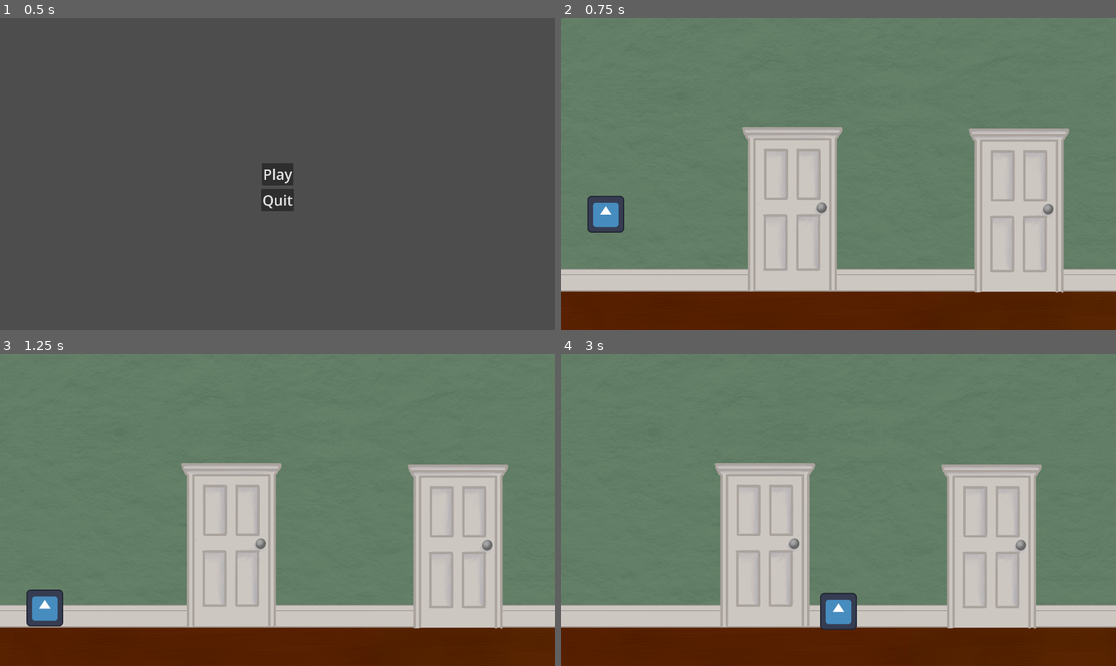
Above: before the commit, frames 1-4 (two rows, left to right).
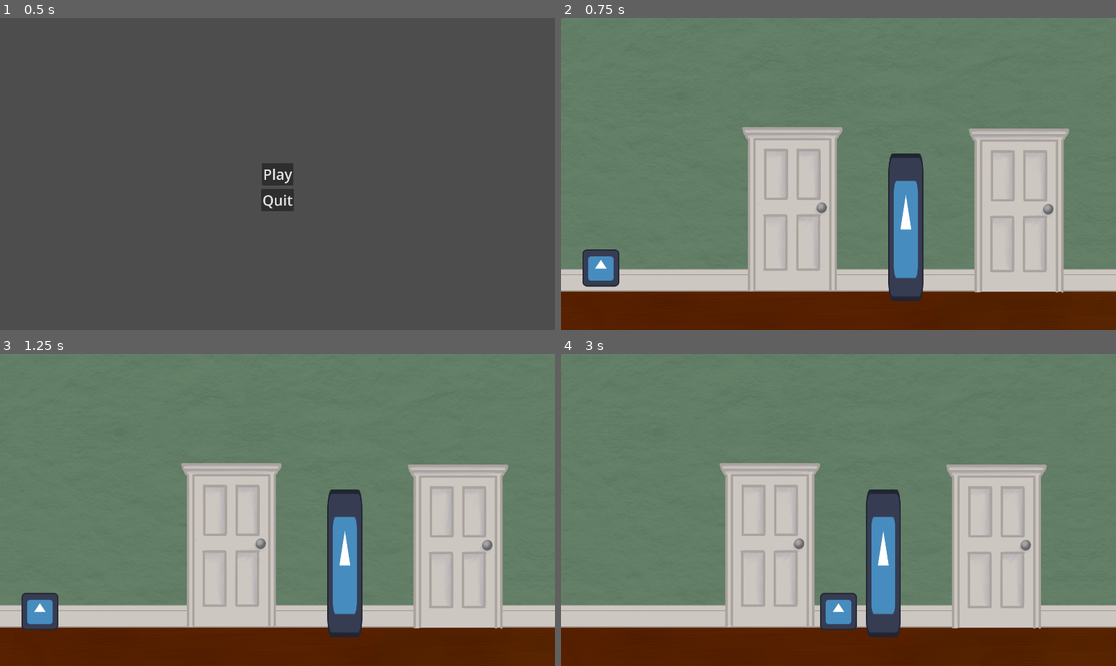
Above: after the commit, the same moments.

Repository: KeyraWebb/room-loop
Game: Godot game, scene res://Menus/main_menu.tscn
Same seed, same stepped clock (60 frames per second), same inputs: the game is played once before the commit and once after it. The engine's default icon, where the game draws it, is replaced by a stand-in: a white triangle on a blue panel in a dark square.
Inputs (mouse positions are in pixels of both pictures, inside the frame that each line leads up to):
- Up to frame 1 (0.5 s): no input
- Up to frame 2 (0.75 s): click "Play" at 0.5 s
- Up to frame 3 (1.25 s): no input
- Up to frame 4 (3 s): move the mouse to (794, 544) at 1.27 s; press the mouse at (794, 544) at 1.28 s; hold D (Right) 1.28-2.78 s; move the mouse to (1021, 547) at 2.02 s; release the mouse at (1021, 547) at 2.03 s; click (1021, 547) at 2.1 s; move the mouse to (894, 441) at 2.77 s; press the mouse at (894, 441) at 2.78 s; hold A (Left) from 2.78 s (still down)

Frame 1 is identical in both runs. In frame 2, 4.5% of the frame differs, in the area x 3-66%, y 43-91%; in frame 3, 3.6%; in frame 4, 8.2%, in the area x 27-88%, y 34-91%.

Commit message:
added the guy

Diff:
--- /dev/null
+++ b/Levels/Level One/levelOne.tscn
@@ -0,0 +1,28 @@
+[gd_scene load_steps=5 format=3 uid="uid://j0q0m34dwf8u"]
+
+[ext_resource type="PackedScene" uid="uid://bgg5l6ildp86c" path="res://Levels/Level One/level_one_hallway.tscn" id="1_4eynx"]
+[ext_resource type="PackedScene" uid="uid://bfyxc880avvo" path="res://Objects/player.tscn" id="2_sum2k"]
+[ext_resource type="PackedScene" uid="uid://rj0iureb8g4v" path="res://Menus/pause_menu.tscn" id="3_g4jv1"]
+[ext_resource type="PackedScene" uid="uid://gcn2qqpa4pnt" path="res://Menus/dialogue.tscn" id="4_rwd5n"]
+
+[node name="LevelOne" type="Node2D"]
+
+[node name="LevelOneHallway" parent="." instance=ExtResource("1_4eynx")]
+
+[node name="Player" parent="." instance=ExtResource("2_sum2k")]
+position = Vector2(138, 853)
+
+[node name="Camera2D" type="Camera2D" parent="Player"]
+limit_left = 0
+limit_top = 0
+limit_bottom = 1080
+
+[node name="CanvasLayer" type="CanvasLayer" parent="."]
+
+[node name="Dialogue" parent="CanvasLayer" instance=ExtResource("4_rwd5n")]
+visible = false
+
+[node name="Pause Menu" parent="CanvasLayer" instance=ExtResource("3_g4jv1")]
+visible = false
+
+[editable path="LevelOneHallway"]
--- a/Levels/Level One/level_one_hallway.tscn
+++ b/Levels/Level One/level_one_hallway.tscn
@@ -1,13 +1,16 @@
-[gd_scene load_steps=6 format=3 uid="uid://bgg5l6ildp86c"]
+[gd_scene load_steps=7 format=3 uid="uid://bgg5l6ildp86c"]
 
 [ext_resource type="Texture2D" uid="uid://dgiu2e4nogsyr" path="res://Assets/images/backgrounds/wallpaper.png" id="1_3n5na"]
 [ext_resource type="PackedScene" uid="uid://dd0h5pqfbhabu" path="res://Objects/door.tscn" id="2_hvnlt"]
-[ext_resource type="PackedScene" uid="uid://rj0iureb8g4v" path="res://Menus/pause_menu.tscn" id="4_3n5na"]
-[ext_resource type="PackedScene" uid="uid://bfyxc880avvo" path="res://Objects/player.tscn" id="4_rxivp"]
+[ext_resource type="Texture2D" uid="uid://11aqbaova7k5" path="res://icon.svg" id="3_c6qbo"]
+[ext_resource type="Script" uid="uid://bb1f2p1wq5ap7" path="res://Levels/Level One/the_guy.gd" id="4_3n5na"]
 
 [sub_resource type="WorldBoundaryShape2D" id="WorldBoundaryShape2D_6qgaj"]
 
-[node name="LevelOne" type="Node2D"]
+[sub_resource type="RectangleShape2D" id="RectangleShape2D_3n5na"]
+size = Vector2(126.731, 127.5)
+
+[node name="LevelOneHallway" type="Node2D"]
 
 [node name="Background" type="Node2D" parent="."]
 z_index = -100
@@ -44,19 +47,11 @@
 [node name="Living Door" parent="Doors" instance=ExtResource("2_hvnlt")]
 position = Vector2(802, 658)
 
-[node name="Door" parent="Doors" instance=ExtResource("2_hvnlt")]
+[node name="Kitchen Door" parent="Doors" instance=ExtResource("2_hvnlt")]
 position = Vector2(1586, 663)
 
-[node name="Door2" parent="Doors" instance=ExtResource("2_hvnlt")]
+[node name="Bedroom Door" parent="Doors" instance=ExtResource("2_hvnlt")]
 position = Vector2(2836, 663)
-
-[node name="Player" parent="." instance=ExtResource("4_rxivp")]
-position = Vector2(155, 667)
-
-[node name="Camera2D" type="Camera2D" parent="Player"]
-limit_left = 0
-limit_top = 0
-limit_bottom = 1080
 
 [node name="Ground" type="StaticBody2D" parent="."]
 position = Vector2(0, 956)
@@ -64,5 +59,18 @@
 [node name="CollisionShape2D" type="CollisionShape2D" parent="Ground"]
 shape = SubResource("WorldBoundaryShape2D_6qgaj")
 
-[node name="Pause Menu" parent="." instance=ExtResource("4_3n5na")]
-visible = false
+[node name="The guy" type="Sprite2D" parent="."]
+position = Vector2(1193, 724)
+scale = Vector2(-0.939, 4)
+texture = ExtResource("3_c6qbo")
+script = ExtResource("4_3n5na")
+
+[node name="Area2D" type="Area2D" parent="The guy"]
+
+[node name="CollisionShape2D" type="CollisionShape2D" parent="The guy/Area2D"]
+position = Vector2(1.59778, 0)
+shape = SubResource("RectangleShape2D_3n5na")
+
+[connection signal="input_event" from="The guy/Area2D" to="The guy" method="_on_area_2d_input_event"]
+[connection signal="mouse_entered" from="The guy/Area2D" to="The guy" method="_on_area_2d_mouse_entered"]
+[connection signal="mouse_exited" from="The guy/Area2D" to="The guy" method="_on_area_2d_mouse_exited"]
--- /dev/null
+++ b/Levels/Level One/the_guy.gd
@@ -0,0 +1,24 @@
+extends Sprite2D
+
+var level
+var selected = false
+@onready var dialogueBox = $"../../CanvasLayer/Dialogue"
+
+func _on_area_2d_mouse_entered() -> void:
+	Global.DialogueMouseChange()
+
+func _on_area_2d_mouse_exited() -> void:
+	Global.WalkMouseChange()
+
+
+
+func DialogueController():
+	pass
+
+func LevelOneDialogue():
+	dialogueBox.Say("The Guy", "HI")
+
+
+func _on_area_2d_input_event(viewport: Node, event: InputEvent, shape_idx: int) -> void:
+	if event.is_action_pressed("Interact"):
+		LevelOneDialogue()
--- /dev/null
+++ b/Menus/dialogue.gd
@@ -0,0 +1,10 @@
+extends Control
+
+var dialogue = false
+@onready var speakerLabel = $PanelContainer/VBoxContainer/Speaker
+@onready var textLabel = $PanelContainer/VBoxContainer/RichTextLabel
+
+func Say(speaker, text):
+	speakerLabel.text = speaker
+	textLabel.text = text
+	self.visible = true
--- /dev/null
+++ b/Menus/dialogue.tscn
@@ -0,0 +1,44 @@
+[gd_scene load_steps=3 format=3 uid="uid://gcn2qqpa4pnt"]
+
+[ext_resource type="Script" uid="uid://der2vbr7stoxb" path="res://Menus/dialogue.gd" id="1_skrmw"]
+
+[sub_resource type="Theme" id="Theme_skrmw"]
+Label/font_sizes/font_size = 50
+RichTextLabel/font_sizes/normal_font_size = 30
+
+[node name="Dialogue" type="Control"]
+layout_mode = 3
+anchors_preset = 15
+anchor_right = 1.0
+anchor_bottom = 1.0
+grow_horizontal = 2
+grow_vertical = 2
+theme = SubResource("Theme_skrmw")
+script = ExtResource("1_skrmw")
+
+[node name="PanelContainer" type="PanelContainer" parent="."]
+custom_minimum_size = Vector2(1800, 200)
+layout_mode = 1
+anchors_preset = 7
+anchor_left = 0.5
+anchor_top = 1.0
+anchor_right = 0.5
+anchor_bottom = 1.0
+offset_left = -20.0
+offset_top = -71.0
+offset_right = 20.0
+offset_bottom = -31.0
+grow_horizontal = 2
+grow_vertical = 0
+
+[node name="VBoxContainer" type="VBoxContainer" parent="PanelContainer"]
+layout_mode = 2
+
+[node name="Speaker" type="Label" parent="PanelContainer/VBoxContainer"]
+layout_mode = 2
+text = "Speaker"
+
+[node name="RichTextLabel" type="RichTextLabel" parent="PanelContainer/VBoxContainer"]
+layout_mode = 2
+text = "skljdhflkhskdfhlkshfdlkhsk isdhfkshdfk shfekjg sdgfs kjshdfgsl dkshdfhsfh k ashdfkkls kdshfhsa f"
+fit_content = true
--- a/Menus/main_menu.gd
+++ b/Menus/main_menu.gd
@@ -1,7 +1,7 @@
 extends Control
 
 func _on_play_pressed() -> void:
-	get_tree().change_scene_to_file("res://Levels/Level One/level_one_hallway.tscn")
+	get_tree().change_scene_to_file("res://Levels/Level One/levelOne.tscn")
 
 func _on_quit_pressed() -> void:
 	get_tree().quit()
--- a/Objects/door.gd
+++ b/Objects/door.gd
@@ -1,6 +1,6 @@
 extends Sprite2D
 
-@export var location : PackedScene
+@export var location : Node2D
 
 var doorSelected = false
 
--- a/project.godot
+++ b/project.godot
@@ -50,8 +50,3 @@
 "events": [Object(InputEventKey,"resource_local_to_scene":false,"resource_name":"","device":-1,"window_id":0,"alt_press …(195 unchanged characters)…
 ]
 }
-Inventory={
-"deadzone": 0.2,
-"events": [Object(InputEventKey,"resource_local_to_scene":false,"resource_name":"","device":-1,"window_id":0,"alt_pressed":false,"shift_pressed":false,"ctrl_pressed":false,"meta_pressed":false,"pressed":false,"keycode":0,"physical_keycode":4194306,"key_label":0,"unicode":0,"location":0,"echo":false,"script":null)
-]
-}
Not shown, added: Levels/Level One/the_guy.gd.uid
Not shown, added: Menus/dialogue.gd.uid
